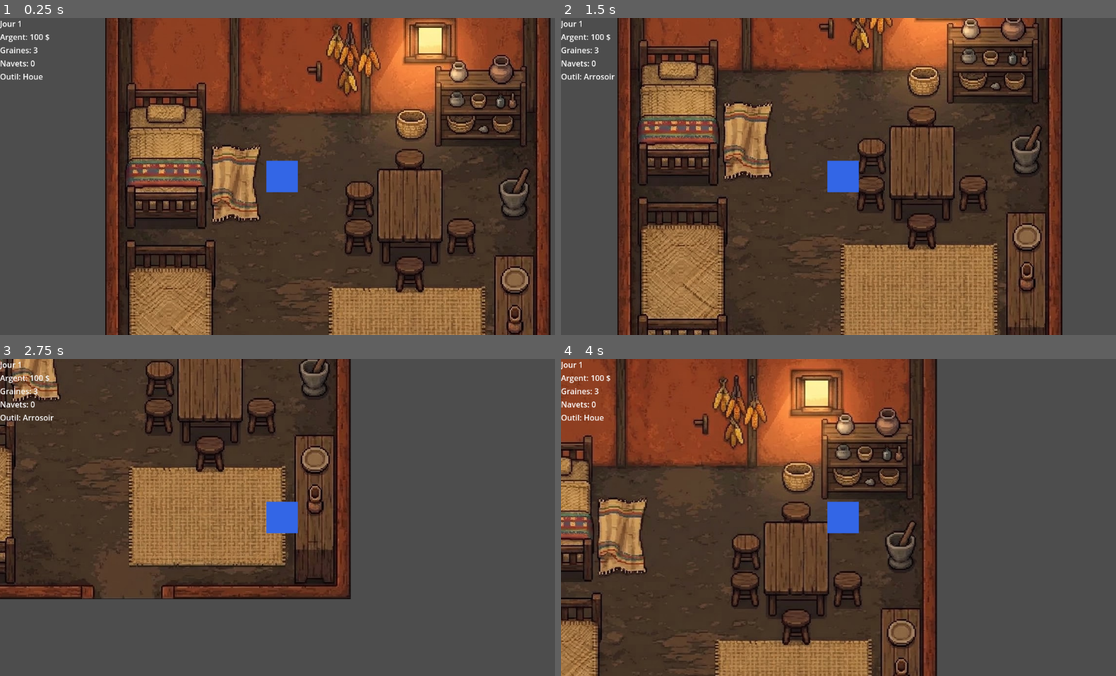
Above: before the commit, frames 1-4 (two rows, left to right).
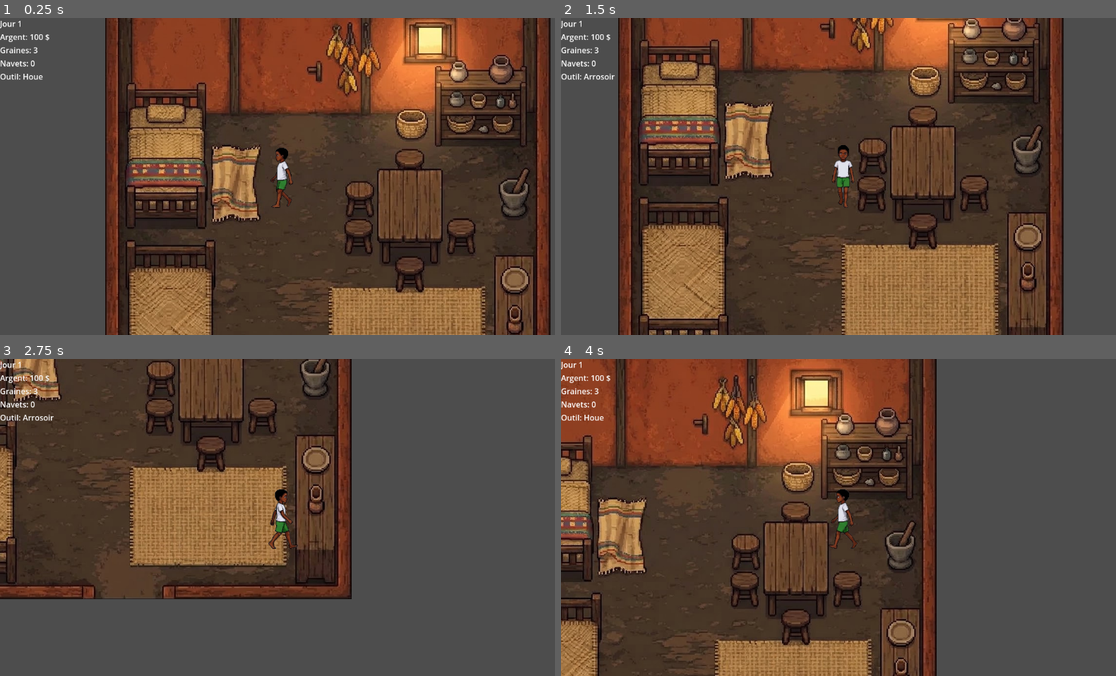
Above: after the commit, the same moments.

Repository: johnatan1999/fiainana-kely
Game: Godot game, scene res://scenes/world/World.tscn
Same seed, same stepped clock (60 frames per second), same inputs: the game is played once before the commit and once after it.
Inputs:
- Up to frame 1 (0.25 s): no input
- Up to frame 2 (1.5 s): tap Enter at 0.5 s; hold D (move_right) 0.53-1.28 s; hold E (interact) 0.53-1.28 s; hold S (move_down) from 1.28 s (still down); tap Tab (cycle_tool) at 1.35 s
- Up to frame 3 (2.75 s): tap E (interact) at 1.55 s; release S (move_down) at 2.03 s; hold D (move_right) from 2.03 s (still down); hold E (interact) from 2.03 s (still down)
- Up to frame 4 (4 s): release D (move_right) at 2.78 s; release E (interact) at 2.78 s; hold W (move_up) 2.78-3.53 s; tap Shift (sprint) at 2.85 s; tap E (interact) at 3.05 s; hold A (move_left) from 3.53 s (still down); hold E (interact) from 3.53 s (still down); tap 1 at 3.6 s

The runs differ from the first frame. In frame 1, 0.7% of the frame differs, in the area x 47-54%, y 40-60%; in frame 2, 9.2%, in the area x 10-91%, y 0-100%; in frame 3, 4.7%; in frame 4, 1.7%.

Commit message:
dev: add interaction audio and player sprite

Diff:
--- a/scenes/areas/interiors/Interior_House.tscn
+++ b/scenes/areas/interiors/Interior_House.tscn
@@ -1,14 +1,15 @@
-[gd_scene load_steps=11 format=3 uid="uid://1vf3wl4rr8gi"]
+[gd_scene load_steps=12 format=3 uid="uid://1vf3wl4rr8gi"]
 
 [ext_resource type="Script" path="res://scripts/world/ZoneRoot.gd" id="1_r400i"]
 [ext_resource type="Texture2D" uid="uid://br46ejog1t0na" path="res://assets/sprites/houses/interior/interior_1.png" id="2_6wlfw"]
 [ext_resource type="Script" path="res://scripts/gameplay/ZoneTransition.gd" id="3_40t3b"]
+[ext_resource type="Script" path="res://scripts/gameplay/SleepSpot.gd" id="4_45pqr"]
 
 [sub_resource type="RectangleShape2D" id="RectangleShape2D_jt5yt"]
 size = Vector2(69, 8)
 
 [sub_resource type="RectangleShape2D" id="RectangleShape2D_i3mls"]
-size = Vector2(179, 13)
+size = Vector2(179, 13.5)
 
 [sub_resource type="RectangleShape2D" id="RectangleShape2D_4wmug"]
 size = Vector2(16, 335)
@@ -17,13 +18,13 @@
 size = Vector2(14, 335)
 
 [sub_resource type="RectangleShape2D" id="RectangleShape2D_w826t"]
-size = Vector2(178, 13)
+size = Vector2(178, 14)
 
 [sub_resource type="RectangleShape2D" id="RectangleShape2D_a27ay"]
-size = Vector2(455, 76)
+size = Vector2(455, 95)
 
-[sub_resource type="RectangleShape2D" id="RectangleShape2D_ndt5c"]
-size = Vector2(90, 131)
+[sub_resource type="RectangleShape2D" id="RectangleShape2D_iisxe"]
+size = Vector2(82, 106)
 
 [node name="InteriorHouse" type="Node2D"]
 script = ExtResource("1_r400i")
@@ -34,7 +35,7 @@
 texture = ExtResource("2_6wlfw")
 
 [node name="HouseSpawnEntry" type="Marker2D" parent="."]
-position = Vector2(2, 193)
+position = Vector2(2, 169)
 
 [node name="DoorTransition" type="Area2D" parent="."]
 position = Vector2(1, -218)
@@ -50,7 +51,7 @@
 position = Vector2(-122, 218)
 
 [node name="CollisionShape2D" type="CollisionShape2D" parent="WallBottomLeft"]
-position = Vector2(-3, 1)
+position = Vector2(-3, 0.75)
 shape = SubResource("RectangleShape2D_i3mls")
 
 [node name="WallRight" type="StaticBody2D" parent="."]
@@ -71,22 +72,15 @@
 position = Vector2(136, 220)
 
 [node name="CollisionShape2D" type="CollisionShape2D" parent="WallBottomRight"]
-position = Vector2(-13, -0.5)
+position = Vector2(-13, -1)
 shape = SubResource("RectangleShape2D_w826t")
 
 [node name="WallTop" type="StaticBody2D" parent="."]
 position = Vector2(-2, -143)
 
 [node name="CollisionShape2D" type="CollisionShape2D" parent="WallTop"]
-position = Vector2(1.5, -5)
+position = Vector2(1.5, 4.5)
 shape = SubResource("RectangleShape2D_a27ay")
-
-[node name="Bed" type="StaticBody2D" parent="."]
-position = Vector2(-160, 127)
-
-[node name="CollisionShape2D" type="CollisionShape2D" parent="Bed"]
-position = Vector2(-2, 4)
-shape = SubResource("RectangleShape2D_ndt5c")
 
 [node name="Table" type="StaticBody2D" parent="."]
 position = Vector2(175, 5)
@@ -98,3 +92,11 @@
 
 [node name="SpawnDefault" type="Marker2D" parent="."]
 position = Vector2(-47, -23)
+
+[node name="SleepSpot" type="Area2D" parent="."]
+position = Vector2(-162, 124)
+script = ExtResource("4_45pqr")
+
+[node name="CollisionShape2D" type="CollisionShape2D" parent="SleepSpot"]
+position = Vector2(0, -1)
+shape = SubResource("RectangleShape2D_iisxe")
--- a/scenes/autoload/AudioManager.tscn
+++ b/scenes/autoload/AudioManager.tscn
@@ -1,10 +1,12 @@
-[gd_scene load_steps=6 format=3 uid="uid://c5uquiu1lrlve"]
+[gd_scene load_steps=8 format=3 uid="uid://c5uquiu1lrlve"]
 
 [ext_resource type="Script" path="res://scripts/autoload/AudioManager.gd" id="1_script"]
 [ext_resource type="AudioStream" uid="uid://cp003iw21hanl" path="res://assets/audio/SFX/Audio_SFX_Shovel.mp3" id="2_4gcxf"]
 [ext_resource type="AudioStream" uid="uid://dyijxv75xw06a" path="res://assets/audio/SFX/Audio_SFX_Plant.mp3" id="3_e08pc"]
 [ext_resource type="AudioStream" uid="uid://ds3jt34brurlc" path="res://assets/audio/SFX/Audio_SFX_Watering.mp3" id="4_07ebb"]
 [ext_resource type="AudioStream" uid="uid://duy5vb87jvraj" path="res://assets/audio/SFX/Audio_SFX_Harvest.mp3" id="5_3jw60"]
+[ext_resource type="AudioStream" uid="uid://b5wrc0cmpfm7q" path="res://assets/audio/SFX/Audio_SFX_Interact.mp3" id="6_lh7as"]
+[ext_resource type="AudioStream" uid="uid://dsr4vwi2ewm5l" path="res://assets/audio/SFX/Audio_SFX_Menu_Click.mp3" id="7_b4q0f"]
 
 [node name="AudioManager" type="Node"]
 script = ExtResource("1_script")
@@ -12,6 +14,8 @@
 sfx_plant = ExtResource("3_e08pc")
 sfx_watering = ExtResource("4_07ebb")
 sfx_harvest = ExtResource("5_3jw60")
+sfx_interact = ExtResource("6_lh7as")
+sfx_menu_click = ExtResource("7_b4q0f")
 
 [node name="BGMPlayerA" type="AudioStreamPlayer" parent="."]
 
--- a/scenes/player/Player.tscn
+++ b/scenes/player/Player.tscn
@@ -1,23 +1,177 @@
-[gd_scene load_steps=3 format=3 uid="uid://bf1stuuqjofir"]
+[gd_scene load_steps=21 format=3 uid="uid://bf1stuuqjofir"]
 
 [ext_resource type="Script" path="res://scripts/gameplay/PlayerController.gd" id="1_player"]
+[ext_resource type="Texture2D" uid="uid://cbsngksevqumt" path="res://assets/sprites/characters/player/player2_walk.png" id="2_qbrcf"]
 
 [sub_resource type="RectangleShape2D" id="RectangleShape2D_player"]
-size = Vector2(28, 28)
+size = Vector2(29, 31)
+
+[sub_resource type="AtlasTexture" id="AtlasTexture_t6k0p"]
+atlas = ExtResource("2_qbrcf")
+region = Rect2(320, 0, 64, 128)
+
+[sub_resource type="AtlasTexture" id="AtlasTexture_yu670"]
+atlas = ExtResource("2_qbrcf")
+region = Rect2(320, 128, 64, 128)
+
+[sub_resource type="AtlasTexture" id="AtlasTexture_bsqao"]
+atlas = ExtResource("2_qbrcf")
+region = Rect2(64, 128, 64, 128)
+
+[sub_resource type="AtlasTexture" id="AtlasTexture_w6e6v"]
+atlas = ExtResource("2_qbrcf")
+region = Rect2(64, 0, 64, 128)
+
+[sub_resource type="AtlasTexture" id="AtlasTexture_rxvao"]
+atlas = ExtResource("2_qbrcf")
+region = Rect2(256, 0, 64, 128)
+
+[sub_resource type="AtlasTexture" id="AtlasTexture_ebqvb"]
+atlas = ExtResource("2_qbrcf")
+region = Rect2(320, 0, 64, 128)
+
+[sub_resource type="AtlasTexture" id="AtlasTexture_ph5qp"]
+atlas = ExtResource("2_qbrcf")
+region = Rect2(384, 0, 64, 128)
+
+[sub_resource type="AtlasTexture" id="AtlasTexture_apo3r"]
+atlas = ExtResource("2_qbrcf")
+region = Rect2(256, 128, 64, 128)
+
+[sub_resource type="AtlasTexture" id="AtlasTexture_d3xkd"]
+atlas = ExtResource("2_qbrcf")
+region = Rect2(320, 128, 64, 128)
+
+[sub_resource type="AtlasTexture" id="AtlasTexture_4vpwo"]
+atlas = ExtResource("2_qbrcf")
+region = Rect2(384, 128, 64, 128)
+
+[sub_resource type="AtlasTexture" id="AtlasTexture_qr06i"]
+atlas = ExtResource("2_qbrcf")
+region = Rect2(0, 128, 64, 128)
+
+[sub_resource type="AtlasTexture" id="AtlasTexture_3w6ae"]
+atlas = ExtResource("2_qbrcf")
+region = Rect2(64, 128, 64, 128)
+
+[sub_resource type="AtlasTexture" id="AtlasTexture_jtk5g"]
+atlas = ExtResource("2_qbrcf")
+region = Rect2(128, 128, 64, 128)
+
+[sub_resource type="AtlasTexture" id="AtlasTexture_litbl"]
+atlas = ExtResource("2_qbrcf")
+region = Rect2(128, 0, 64, 128)
+
+[sub_resource type="AtlasTexture" id="AtlasTexture_f2tec"]
+atlas = ExtResource("2_qbrcf")
+region = Rect2(64, 0, 64, 128)
+
+[sub_resource type="AtlasTexture" id="AtlasTexture_krt85"]
+atlas = ExtResource("2_qbrcf")
+region = Rect2(0, 0, 64, 128)
+
+[sub_resource type="SpriteFrames" id="SpriteFrames_huppk"]
+animations = [{
+"frames": [{
+"duration": 1.0,
+"texture": SubResource("AtlasTexture_t6k0p")
+}],
+"loop": true,
+"name": &"idle_down",
+"speed": 5.0
+}, {
+"frames": [{
+"duration": 1.0,
+"texture": SubResource("AtlasTexture_yu670")
+}],
+"loop": true,
+"name": &"idle_left",
+"speed": 5.0
+}, {
+"frames": [{
+"duration": 1.0,
+"texture": SubResource("AtlasTexture_bsqao")
+}],
+"loop": true,
+"name": &"idle_right",
+"speed": 5.0
+}, {
+"frames": [{
+"duration": 1.0,
+"texture": SubResource("AtlasTexture_w6e6v")
+}],
+"loop": true,
+"name": &"idle_up",
+"speed": 5.0
+}, {
+"frames": [{
+"duration": 1.0,
+"texture": SubResource("AtlasTexture_rxvao")
+}, {
+"duration": 1.0,
+"texture": SubResource("AtlasTexture_ebqvb")
+}, {
+"duration": 1.0,
+"texture": SubResource("AtlasTexture_ph5qp")
+}],
+"loop": true,
+"name": &"walk_down",
+"speed": 8.0
+}, {
+"frames": [{
+"duration": 1.0,
+"texture": SubResource("AtlasTexture_apo3r")
+}, {
+"duration": 1.0,
+"texture": SubResource("AtlasTexture_d3xkd")
+}, {
+"duration": 1.0,
+"texture": SubResource("AtlasTexture_4vpwo")
+}],
+"loop": true,
+"name": &"walk_left",
+"speed": 8.0
+}, {
+"frames": [{
+"duration": 1.0,
+"texture": SubResource("AtlasTexture_qr06i")
+}, {
+"duration": 1.0,
+"texture": SubResource("AtlasTexture_3w6ae")
+}, {
+"duration": 1.0,
+"texture": SubResource("AtlasTexture_jtk5g")
+}],
+"loop": true,
+"name": &"walk_right",
+"speed": 8.0
+}, {
+"frames": [{
+"duration": 1.0,
+"texture": SubResource("AtlasTexture_litbl")
+}, {
+"duration": 1.0,
+"texture": SubResource("AtlasTexture_f2tec")
+}, {
+"duration": 1.0,
+"texture": SubResource("AtlasTexture_krt85")
+}],
+"loop": true,
+"name": &"walk_up",
+"speed": 8.0
+}]
 
 [node name="Player" type="CharacterBody2D"]
 script = ExtResource("1_player")
 
 [node name="CollisionShape2D" type="CollisionShape2D" parent="."]
+position = Vector2(0.5, 14.5)
 shape = SubResource("RectangleShape2D_player")
-
-[node name="Sprite" type="ColorRect" parent="."]
-offset_left = -16.0
-offset_top = -16.0
-offset_right = 16.0
-offset_bottom = 16.0
-mouse_filter = 2
-color = Color(0.2, 0.4, 0.9, 1)
 
 [node name="Camera2D" type="Camera2D" parent="."]
 zoom = Vector2(2.2, 2.2)
+
+[node name="AnimatedSprite2D" type="AnimatedSprite2D" parent="."]
+scale = Vector2(0.5, 0.5)
+sprite_frames = SubResource("SpriteFrames_huppk")
+animation = &"walk_left"
--- a/scenes/ui/PauseMenu.gd
+++ b/scenes/ui/PauseMenu.gd
@@ -12,9 +12,21 @@
 
 func _ready() -> void:
 	process_mode = Node.PROCESS_MODE_ALWAYS
-	continue_button.pressed.connect(_close)
-	save_button.pressed.connect(func(): save_requested.emit())
-	quit_button.pressed.connect(func(): quit_requested.emit())
+	continue_button.pressed.connect(func():
+		AudioManager.play_click_menu_sfx()
+		_close()
+	)
+
+	save_button.pressed.connect(func():
+		AudioManager.play_click_menu_sfx()
+		save_requested.emit()
+		_close()
+	)
+
+	quit_button.pressed.connect(func():
+		AudioManager.play_click_menu_sfx()
+		quit_requested.emit()
+	)
 	visible = false
 
 func setup(shop_ui: ShopUI) -> void:
--- a/scenes/ui/PauseMenu.tscn
+++ b/scenes/ui/PauseMenu.tscn
@@ -1,8 +1,10 @@
-[gd_scene load_steps=2 format=3]
+[gd_scene load_steps=2 format=3 uid="uid://c1gsx4iksyfg0"]
 
 [ext_resource type="Script" path="res://scenes/ui/PauseMenu.gd" id="1_pause"]
 
 [node name="PauseMenu" type="Control"]
+layout_mode = 3
+anchors_preset = 8
 anchor_left = 0.5
 anchor_top = 0.5
 anchor_right = 0.5
@@ -14,10 +16,12 @@
 script = ExtResource("1_pause")
 
 [node name="Panel" type="Panel" parent="."]
+layout_mode = 0
 anchor_right = 1.0
 anchor_bottom = 1.0
 
 [node name="VBoxContainer" type="VBoxContainer" parent="Panel"]
+layout_mode = 0
 anchor_right = 1.0
 anchor_bottom = 1.0
 offset_left = 8.0
@@ -26,17 +30,21 @@
 offset_bottom = -8.0
 
 [node name="TitleLabel" type="Label" parent="Panel/VBoxContainer"]
+layout_mode = 2
 text = "PAUSE"
 horizontal_alignment = 1
 
 [node name="ContinueButton" type="Button" parent="Panel/VBoxContainer"]
+layout_mode = 2
 focus_mode = 0
 text = "Continuer"
 
 [node name="SaveButton" type="Button" parent="Panel/VBoxContainer"]
+layout_mode = 2
 focus_mode = 0
 text = "Sauvegarder"
 
 [node name="QuitButton" type="Button" parent="Panel/VBoxContainer"]
+layout_mode = 2
 focus_mode = 0
 text = "Quitter"
--- a/scripts/autoload/AudioManager.gd
+++ b/scripts/autoload/AudioManager.gd
@@ -25,6 +25,7 @@
 @export var sfx_watering: AudioStream
 @export var sfx_harvest: AudioStream
 @export var sfx_interact: AudioStream
+@export var sfx_menu_click: AudioStream
 
 @onready var _bgm_players: Array[AudioStreamPlayer] = [$BGMPlayerA, $BGMPlayerB]
 
@@ -144,6 +145,9 @@
 func play_interact_sfx() -> void:
 	play_sfx(sfx_interact)
 
+func play_click_menu_sfx() -> void:
+	play_sfx(sfx_menu_click)
+
 
 func play_sfx(stream: AudioStream, volume_db: float = 0.0, pitch_scale: float = 1.0) -> void:
 	if stream == null:
--- a/scripts/gameplay/PlayerController.gd
+++ b/scripts/gameplay/PlayerController.gd
@@ -10,6 +10,8 @@
 @export var run_speed: float = 400.0
 
 @onready var camera: Camera2D = $Camera2D
+@onready var anim: AnimatedSprite2D = $AnimatedSprite2D
+
 
 var current_tool: Tool = Tool.HOE
 
@@ -18,6 +20,27 @@
 	var speed := run_speed if Input.is_action_pressed("sprint") else walk_speed
 	velocity = input_vector * speed
 	move_and_slide()
+
+	_update_animation(input_vector)
+
+func _update_animation(dir: Vector2):
+	if dir == Vector2.ZERO:
+		_play_idle()
+	else:
+		_play_walk(dir)
+
+func _play_idle():
+	if anim.animation.begins_with("walk"):
+		anim.animation = anim.animation.replace("walk", "idle")
+
+func _play_walk(dir: Vector2):
+	if abs(dir.x) > abs(dir.y):
+		anim.animation = "walk_right" if dir.x > 0 else "walk_left"
+	else:
+		anim.animation = "walk_down" if dir.y > 0 else "walk_up"
+	anim.play()
+
+
 
 ## 1=Houe 2=Graines 3=Arrosoir 4=Récolte - direct raw keycodes, kept out of the
 ## project's custom InputMap since it has repeatedly lost entries there.
Not shown, added: assets/audio/SFX/Audio_SFX_Interact.mp3.import
Not shown, added: assets/audio/SFX/Audio_SFX_Menu_Click.mp3.import
Not shown, added: assets/audio/SFX/Audio_SFX_Popup.mp3.import
Binary file added: assets/sprites/characters/player/player2_walk.png
Not shown, added: assets/sprites/characters/player/player2_walk.png.import
Binary file added: assets/sprites/characters/player/player_walk.png
Not shown, added: assets/sprites/characters/player/player_walk.png.import
Not shown, added: assets/audio/SFX/Audio_SFX_Interact.mp3
Not shown, added: assets/audio/SFX/Audio_SFX_Menu_Click.mp3
Not shown, added: assets/audio/SFX/Audio_SFX_Popup.mp3
Not shown, changed: assets/audio/SFX/Audio_SFX_Watering.mp3
